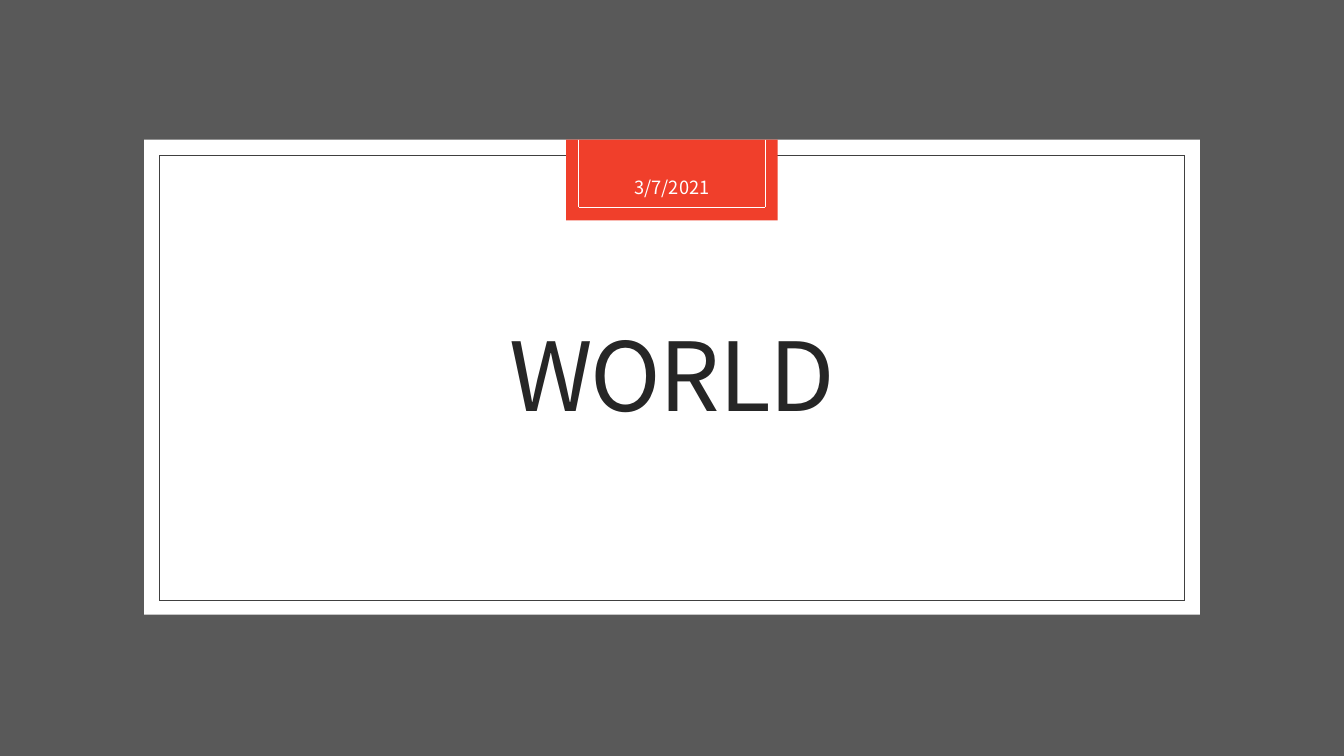
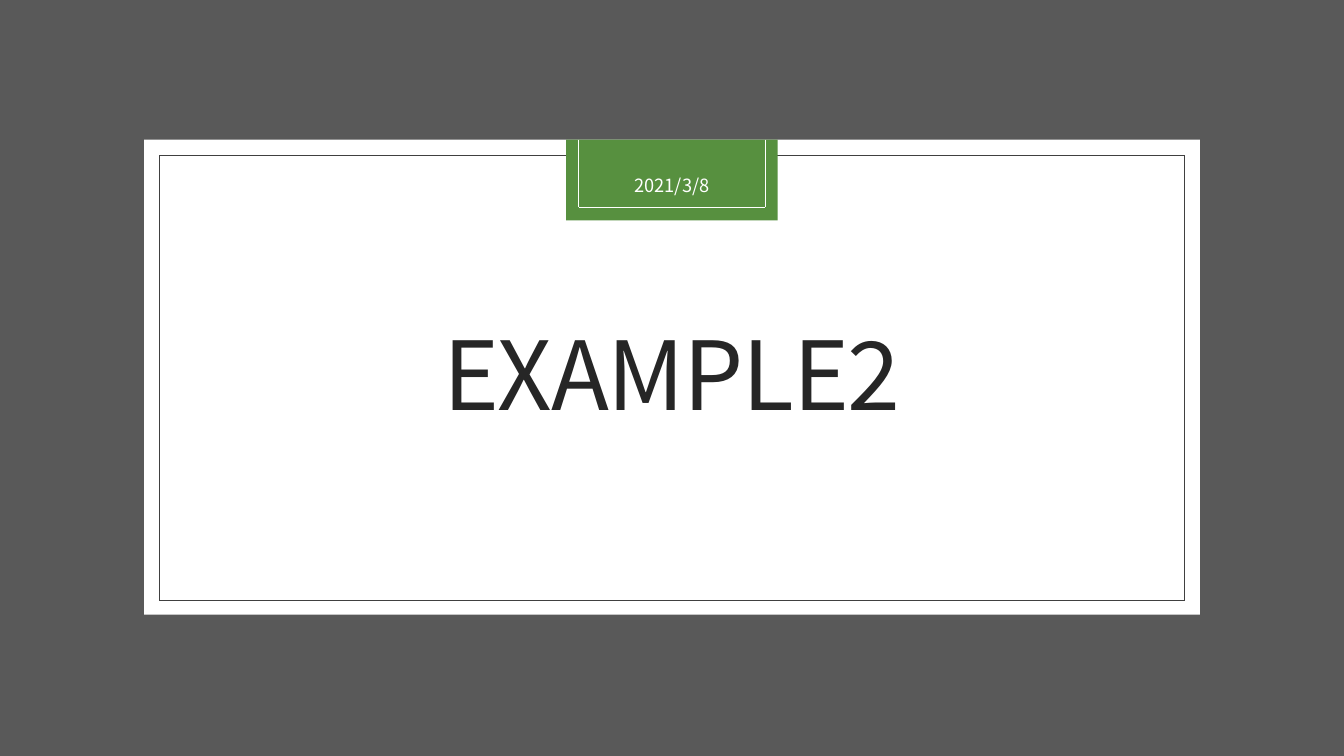
Before and after one commit to Minniemu/BERT-for-token-Classification, a slide deck: slide 7 of meeting_ppt/20210309.pptx (slide 9 before the commit). Drawn at 1344x756 pixels with LibreOffice and Linux fonts; fonts in the diff are those of the drawing. Boxes give left, top, right and bottom in pixels: in the first picture for what was removed or moved away, otherwise in the second. Text is boxed around its words. In the diff, an @@ line names an element or a change of style, - is before the commit and + after.

```diff
--- a/meeting_ppt/20210309.pptx
+++ b/meeting_ppt/20210309.pptx
@@ rectangle at (567,140,778,221): fill #F03F2B to #57903F @@
@@ text at (635,177,710,195): text changed @@
-3/7/2021
+2021/3/8
@@ title at (443,340,901,410): text changed @@
-WORLD
+EXAMPLE2
```
Also in this commit, not shown: 10 other slides changed, 7 slides added.
